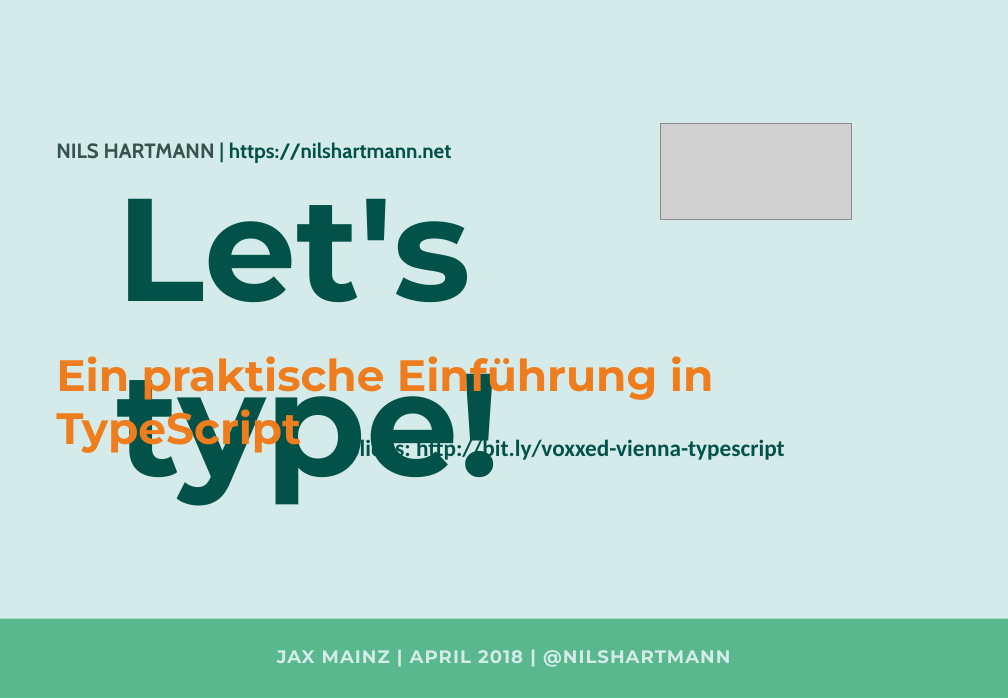
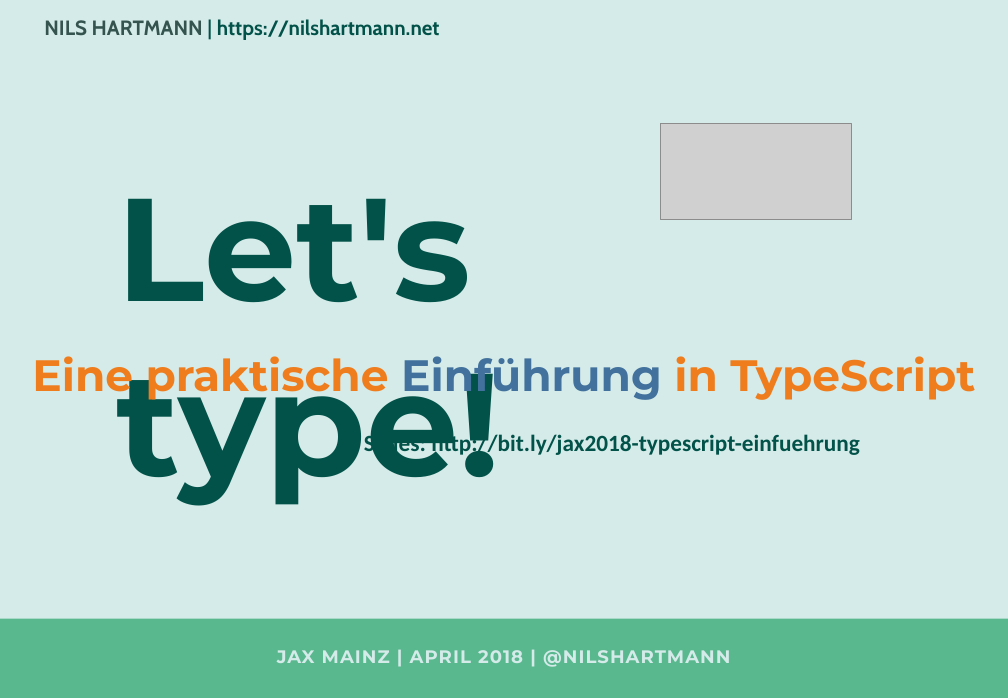
Before and after one commit to nilshartmann/typescript-intro, a slide deck: slide 1 of slides/praktische-einfuehrung-in-typescript.pptx. Drawn at 1008x698 pixels with LibreOffice and Linux fonts; fonts in the diff are those of the drawing; grey boxes stand for pictures. Boxes give left, top, right and bottom in pixels: in the first picture for what was removed or moved away, otherwise in the second. Text is boxed around its words. In the diff, an @@ line names an element or a change of style, - is before the commit and + after.

```diff
--- a/slides/praktische-einfuehrung-in-typescript.pptx
+++ b/slides/praktische-einfuehrung-in-typescript.pptx
@@ text "NILS HARTMANN | https://nilshartmann.net": place and size @@
-text "NILS HARTMANN | https://nilshartmann.net" at (56,142,452,163)
+text "NILS HARTMANN | https://nilshartmann.net" at (44,19,440,40)
@@ text at (32,356,975,402): text changed @@
-Ein praktische Einführung in TypeScript
+Eine praktische Einführung in TypeScript
@@ text at (364,432,860,458): text changed @@
-Slides: http://bit.ly/voxxed-vienna-typescript
+Slides: http://bit.ly/jax2018-typescript-einfuehrung
```
Also in this commit, not shown: 3 other slides changed, 1 other file.
